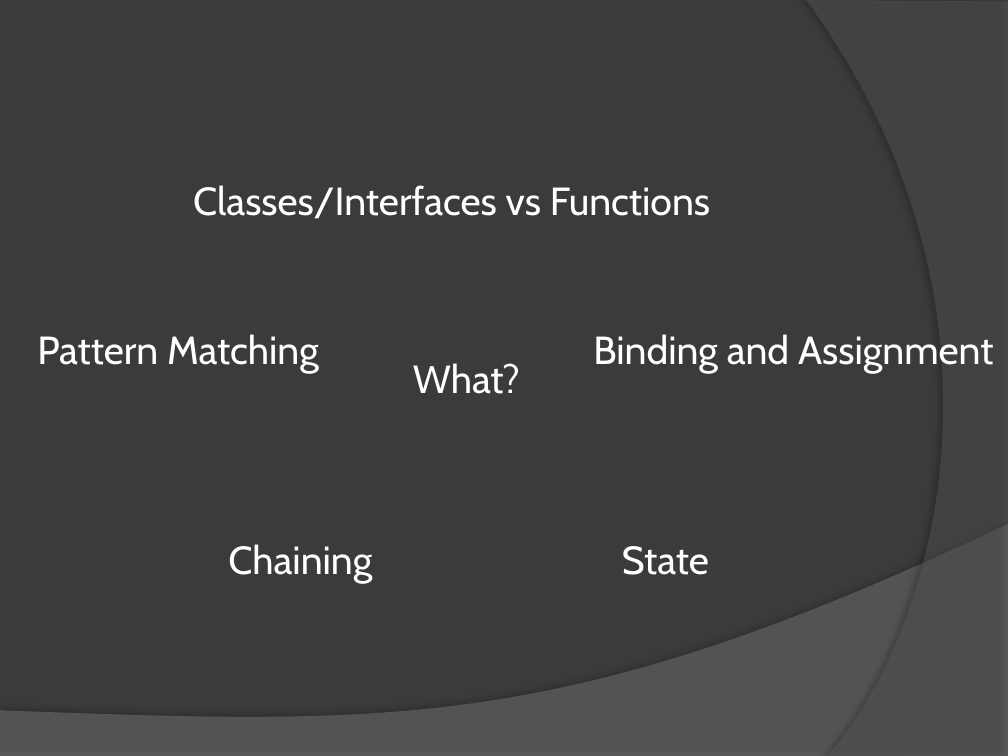
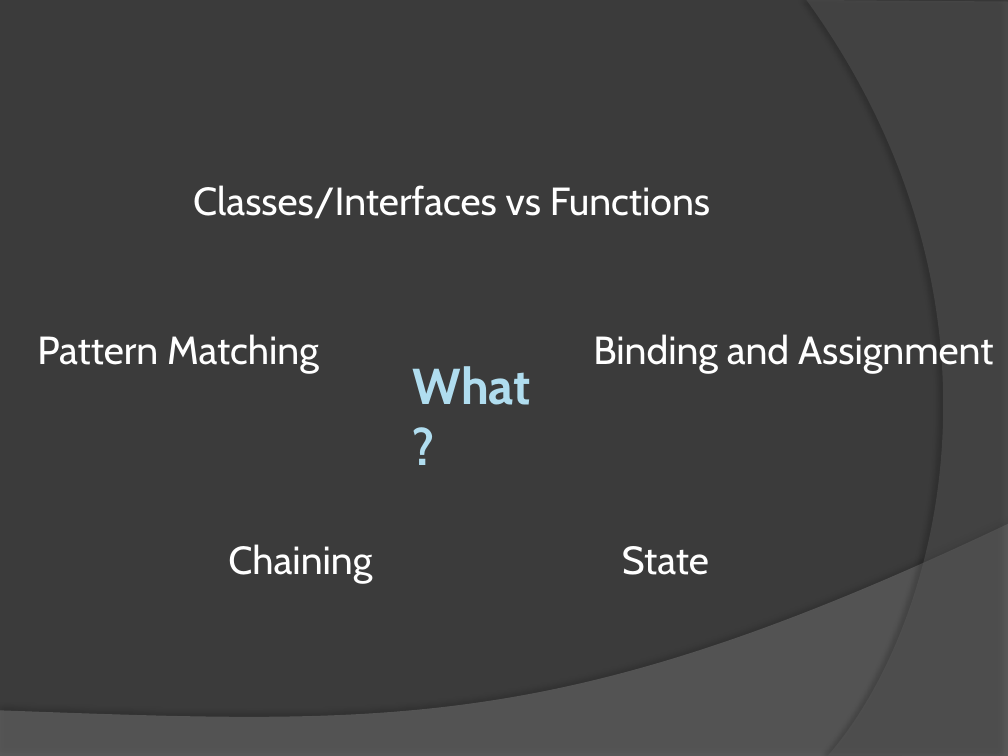
Before and after one commit to MiyamotoAkira/IntoAdventurePresentation, a slide deck: slide 4 of IntoAdventure.pptx. Drawn at 1008x756 pixels with LibreOffice and Linux fonts; fonts in the diff are those of the drawing. Boxes give left, top, right and bottom in pixels: in the first picture for what was removed or moved away, otherwise in the second. Text is boxed around its words. In the diff, an @@ line names an element or a change of style, - is before the commit and + after.

```diff
--- a/IntoAdventure.pptx
+++ b/IntoAdventure.pptx
@@ text "What?" at (413, 366, 531, 405): size 28 to 36 pt, text colour #FFFFFF to gradient #C9E4EF to #B0DEF0 to #166078, letter outline none to #6599AA 0.83 pt, bold on @@
```
Also in this commit, not shown: 2 other slides changed.
